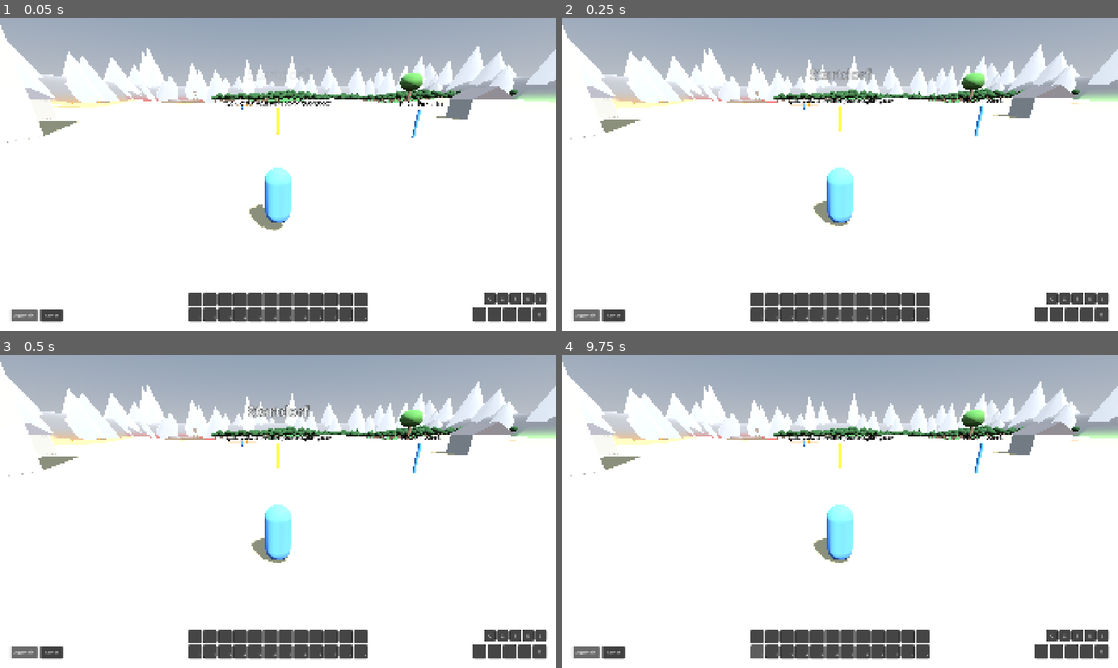
Above: before the commit, frames 1-4 (two rows, left to right).
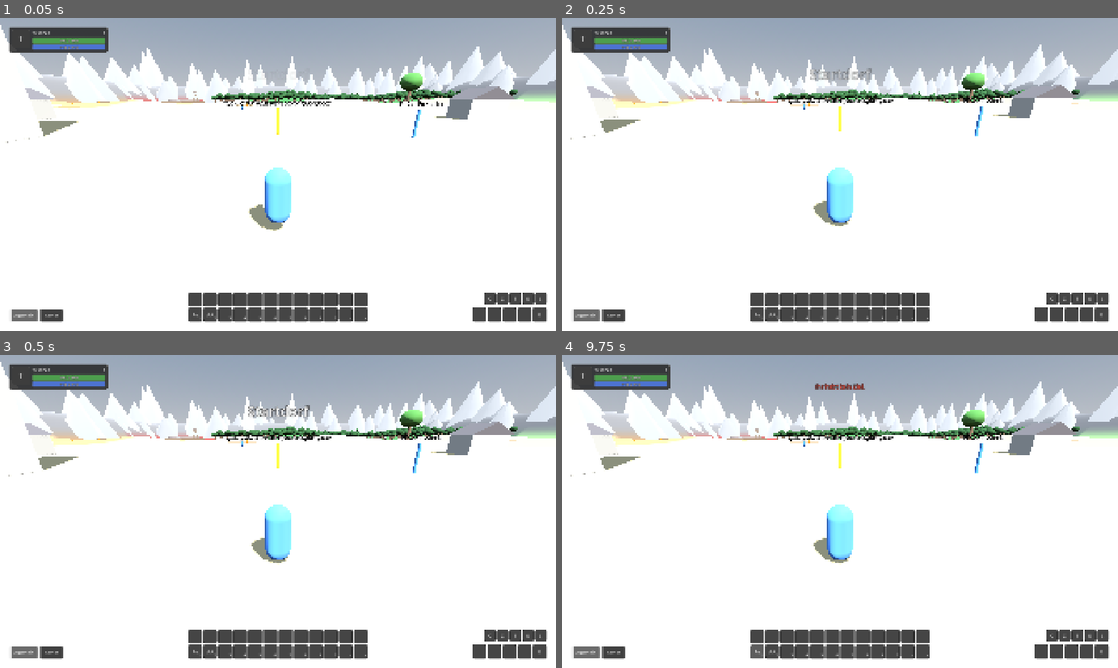
Above: after the commit, the same moments.

Repository: As94tt/WoM
Game: Godot game, scene res://scenes/world/world.tscn
Two runs of this game, one before a commit and one after it. Both use one fixed random seed, a clock stepped at 60 frames per second and the inputs below. This scene is started directly instead of the project's main scene.
Inputs (mouse positions are in pixels of both pictures, inside the frame that each line leads up to):
- Up to frame 1 (0.05 s): no input
- Up to frame 2 (0.25 s): no input
- Up to frame 3 (0.5 s): no input
- Up to frame 4 (9.75 s): click (756, 636) at 0.52 s; click (773, 636) at 1.27 s; click (789, 636) at 2.02 s; click (801, 636) at 2.77 s; click (817, 636) at 3.52 s; click (834, 636) at 4.27 s; click (845, 636) at 5.02 s; click (862, 636) at 5.77 s; click (878, 636) at 6.52 s; click (890, 636) at 7.27 s; click (906, 636) at 8.02 s; click (923, 636) at 8.77 s; click (756, 652) at 9.5 s, where only the run before the commit has a clickable "1"

The runs differ from the first frame. In frame 1, 1.5% of the frame differs, in the area x 1-39%, y 2-96%; in frame 2, 1.5%; in frame 3, 1.5%; in frame 4, 1.7%, in the area x 1-55%, y 2-96%.
Error before the commit: Invalid call. Nonexistent function 'setup_death_window' in base 'Control (Hud)'. (res://scripts/world/game_world.gd:358)

Commit message:
Anzeige: Bedrohung im Zielrahmen (grün/gelb/rot), roter Rand an Namensplaketten für Tanks, umgekippte Platzhalter, Fenster „Ihr seid gestorben“; Theme-Variationen mit Platzhalterwerten, Style-Vorschau und UI-Styleguide (#35)
Co-Authored-By: Claude Opus 5.5 <noreply@anthropic.com>

Diff:
--- a/game/assets/ui/theme.tres
+++ b/game/assets/ui/theme.tres
@@ -559,6 +559,38 @@
 border_width_right = 2
 border_width_bottom = 2
 border_color = Color(0.95, 0.95, 0.95, 1)
+corner_radius_top_left = 4
+corner_radius_top_right = 4
+corner_radius_bottom_right = 4
+corner_radius_bottom_left = 4
+
+[sub_resource type="StyleBoxFlat" id="StyleBoxFlat_nameplate_warning"]
+content_margin_left = 4.0
+content_margin_top = 2.0
+content_margin_right = 4.0
+content_margin_bottom = 2.0
+draw_center = false
+border_width_left = 3
+border_width_top = 3
+border_width_right = 3
+border_width_bottom = 3
+border_color = Color(0.85, 0.25, 0.2, 1)
+corner_radius_top_left = 4
+corner_radius_top_right = 4
+corner_radius_bottom_right = 4
+corner_radius_bottom_left = 4
+
+[sub_resource type="StyleBoxFlat" id="StyleBoxFlat_nameplate_target_warning"]
+content_margin_left = 4.0
+content_margin_top = 2.0
+content_margin_right = 4.0
+content_margin_bottom = 2.0
+bg_color = Color(0.08, 0.08, 0.08, 0.6)
+border_width_left = 3
+border_width_top = 3
+border_width_right = 3
+border_width_bottom = 3
+border_color = Color(0.85, 0.25, 0.2, 1)
 corner_radius_top_left = 4
 corner_radius_top_right = 4
 corner_radius_bottom_right = 4
@@ -735,6 +767,25 @@
 NameplatePanel/styles/panel = SubResource("StyleBoxFlat_nameplate")
 NameplateTargetPanel/base_type = &"PanelContainer"
 NameplateTargetPanel/styles/panel = SubResource("StyleBoxFlat_nameplate_target")
+NameplateWarningPanel/base_type = &"PanelContainer"
+NameplateWarningPanel/styles/panel = SubResource("StyleBoxFlat_nameplate_warning")
+NameplateTargetWarningPanel/base_type = &"PanelContainer"
+NameplateTargetWarningPanel/styles/panel = SubResource("StyleBoxFlat_nameplate_target_warning")
+ThreatSafe/base_type = &"Label"
+ThreatSafe/colors/font_color = Color(0.45, 0.8, 0.45, 1)
+ThreatSafe/colors/font_outline_color = Color(0.05, 0.05, 0.05, 1)
+ThreatSafe/constants/outline_size = 4
+ThreatSafe/font_sizes/font_size = 14
+ThreatWarning/base_type = &"Label"
+ThreatWarning/colors/font_color = Color(0.92, 0.8, 0.3, 1)
+ThreatWarning/colors/font_outline_color = Color(0.05, 0.05, 0.05, 1)
+ThreatWarning/constants/outline_size = 4
+ThreatWarning/font_sizes/font_size = 14
+ThreatAggro/base_type = &"Label"
+ThreatAggro/colors/font_color = Color(0.92, 0.35, 0.3, 1)
+ThreatAggro/colors/font_outline_color = Color(0.05, 0.05, 0.05, 1)
+ThreatAggro/constants/outline_size = 4
+ThreatAggro/font_sizes/font_size = 14
 NameplateColumn/base_type = &"VBoxContainer"
 NameplateColumn/constants/separation = 2
 NameplateText/base_type = &"Label"
--- a/game/scenes/ui/hud.tscn
+++ b/game/scenes/ui/hud.tscn
@@ -14,6 +14,7 @@
 [ext_resource type="Script" path="res://scripts/ui/aura_bar.gd" id="12_auras"]
 [ext_resource type="PackedScene" path="res://scenes/ui/hud/cast_bar.tscn" id="13_cast"]
 [ext_resource type="Script" path="res://scripts/ui/error_messages.gd" id="14_errors"]
+[ext_resource type="PackedScene" path="res://scenes/ui/hud/death_window.tscn" id="15_death"]
 
 [node name="Hud" type="Control"]
 layout_mode = 3
@@ -324,6 +325,10 @@
 [node name="ErrorSound" type="AudioStreamPlayer" parent="ErrorMessages"]
 unique_name_in_owner = true
 
+[node name="DeathWindow" parent="." instance=ExtResource("15_death")]
+unique_name_in_owner = true
+layout_mode = 1
+
 [node name="ZoneBanner" parent="." instance=ExtResource("5_banner")]
 unique_name_in_owner = true
 layout_mode = 1
--- /dev/null
+++ b/game/scenes/ui/hud/death_window.tscn
@@ -0,0 +1,69 @@
+[gd_scene format=3]
+
+[ext_resource type="Script" path="res://scripts/ui/death_window.gd" id="1_death"]
+
+[node name="DeathWindow" type="PanelContainer"]
+visible = false
+custom_minimum_size = Vector2(440, 0)
+anchors_preset = 5
+anchor_left = 0.5
+anchor_right = 0.5
+offset_left = -220.0
+offset_top = 260.0
+offset_right = 220.0
+offset_bottom = 260.0
+grow_horizontal = 2
+theme_type_variation = &"DialogPanel"
+script = ExtResource("1_death")
+
+[node name="Content" type="VBoxContainer" parent="."]
+layout_mode = 2
+theme_type_variation = &"ButtonList"
+
+[node name="TitleLabel" type="Label" parent="Content"]
+layout_mode = 2
+theme_type_variation = &"WindowTitle"
+text = "Ihr seid gestorben"
+horizontal_alignment = 1
+
+[node name="InfoLabel" type="Label" parent="Content"]
+unique_name_in_owner = true
+layout_mode = 2
+theme_type_variation = &"HintText"
+text = "Ein Mitspieler kann Euch aufhelfen."
+horizontal_alignment = 1
+autowrap_mode = 3
+
+[node name="OfferBox" type="VBoxContainer" parent="Content"]
+unique_name_in_owner = true
+visible = false
+layout_mode = 2
+theme_type_variation = &"ButtonList"
+
+[node name="OfferLabel" type="Label" parent="Content/OfferBox"]
+unique_name_in_owner = true
+layout_mode = 2
+theme_type_variation = &"BodyText"
+text = "X möchte Euch aufhelfen."
+horizontal_alignment = 1
+autowrap_mode = 3
+
+[node name="OfferButtons" type="HBoxContainer" parent="Content/OfferBox"]
+layout_mode = 2
+theme_type_variation = &"ButtonRow"
+alignment = 1
+
+[node name="AcceptButton" type="Button" parent="Content/OfferBox/OfferButtons"]
+unique_name_in_owner = true
+layout_mode = 2
+text = "Annehmen"
+
+[node name="DeclineButton" type="Button" parent="Content/OfferBox/OfferButtons"]
+unique_name_in_owner = true
+layout_mode = 2
+text = "Ablehnen"
+
+[node name="ReleaseButton" type="Button" parent="Content"]
+unique_name_in_owner = true
+layout_mode = 2
+text = "Am Wiedereinstiegspunkt erscheinen"
--- a/game/scenes/ui/hud/unit_frame.tscn
+++ b/game/scenes/ui/hud/unit_frame.tscn
@@ -85,6 +85,15 @@
 theme_type_variation = &"SmallLabel"
 text = "1"
 
+[node name="ThreatLabel" type="Label" parent="Row/Content/Header"]
+unique_name_in_owner = true
+visible = false
+layout_mode = 2
+size_flags_horizontal = 10
+mouse_filter = 1
+theme_type_variation = &"ThreatSafe"
+text = "Bedrohung 0 %"
+
 [node name="HealthBar" type="ProgressBar" parent="Row/Content"]
 unique_name_in_owner = true
 custom_minimum_size = Vector2(0, 22)
--- /dev/null
+++ b/game/scripts/ui/death_window.gd
@@ -0,0 +1,74 @@
+class_name DeathWindow
+extends PanelContainer
+## Fenster „Ihr seid gestorben“ (Ticket #35), oben mittig im HUD. Erscheint,
+## solange die eigene Figur tot ist, und verschwindet, sobald sie wieder lebt.
+##
+## - Knopf „Am Wiedereinstiegspunkt erscheinen“: Wunsch an den Host
+##   (RevivalService.request_release), Rückkehr mit 50 % und „Geschwächt“.
+## - Darüber ein Hinweis: ob ein Mitspieler helfen kann („Warten auf Hilfe“),
+##   bzw. bei „alle tot“ der Countdown bis zur gemeinsamen Rückkehr.
+## - Hilft jemand (Aufhelfen, Wiederbelebung), erscheint die Anfrage
+##   „X möchte Euch aufhelfen.“ mit „Annehmen“ und „Ablehnen“.
+## Rein lokal; was gilt, entscheidet der Host.
+
+var _player: Unit = null
+var _revival: RevivalService = null
+
+
+func _ready() -> void:
+	%ReleaseButton.pressed.connect(_on_release)
+	%AcceptButton.pressed.connect(_on_answer.bind(true))
+	%DeclineButton.pressed.connect(_on_answer.bind(false))
+	visible = false
+	set_process(false)
+
+
+## Eigene Figur und Dienst verbinden (GameWorld, sobald die Figur da ist).
+func setup(player: Unit, revival: RevivalService) -> void:
+	_player = player
+	_revival = revival
+	var combat := player.get_combat() if player != null else null
+	if combat != null:
+		combat.death_changed.connect(_on_death_changed)
+	if revival != null:
+		revival.offer_changed.connect(func(_name: String) -> void: _refresh())
+		revival.all_dead_changed.connect(func(_at: float) -> void: _refresh())
+	_on_death_changed(player != null and player.is_dead())
+
+
+func _process(_delta: float) -> void:
+	_refresh()
+
+
+func _on_death_changed(dead: bool) -> void:
+	visible = dead
+	set_process(dead)
+	if dead:
+		_refresh()
+
+
+func _refresh() -> void:
+	if not visible or _player == null or not is_instance_valid(_player):
+		return
+	var offer := _revival.local_offer if _revival != null else ""
+	%OfferBox.visible = offer != ""
+	%OfferLabel.text = "%s möchte Euch aufhelfen." % offer
+	var release_at := _revival.local_release_at if _revival != null else -1.0
+	if release_at >= 0.0:
+		var seconds := maxi(0, ceili(release_at - Network.host_time()))
+		%InfoLabel.text = "Alle Spieler sind gestorben. Rückkehr zum Wiedereinstiegspunkt in %d s." % seconds
+	elif _revival != null and _revival.can_anyone_help(_player):
+		%InfoLabel.text = "Warten auf Hilfe: Ein Mitspieler kann Euch aufhelfen."
+	else:
+		%InfoLabel.text = "Niemand kann Euch gerade aufhelfen."
+
+
+func _on_release() -> void:
+	if _revival != null:
+		_revival.request_release()
+
+
+func _on_answer(accept: bool) -> void:
+	if _revival != null:
+		_revival.answer_offer(accept)
+	_refresh()
--- a/game/scripts/ui/hud.gd
+++ b/game/scripts/ui/hud.gd
@@ -46,6 +46,10 @@
 ## Aktionsleisten (PlayerCastBar), Fehlermeldungen oben in der Mitte
 ## (ErrorMessages, show_error). Esc bricht zuerst ein offenes Bodenziel, dann
 ## den eigenen Zauber ab.
+##
+## Bedrohung und Tod (#35): Bedrohungsanzeige im Zielrahmen (UnitFrame),
+## roter Rand an Namensplaketten für Tanks (UnitNameplate), Fenster „Ihr seid
+## gestorben“ oben mittig (DeathWindow, setup_death_window).
 ##
 ## Eingabe: Tastenkürzel laufen über _unhandled_input, damit ein Textfeld mit
 ## Fokus (später der Chat) sie zuerst bekommt; zusätzlich sind sie gesperrt,
@@ -205,6 +209,11 @@
 	player_frame.clicked.connect(func(unit: Unit) -> void: _targeting.select(unit))
 
 
+## Fenster „Ihr seid gestorben“ (#35) mit der eigenen Figur verbinden.
+func setup_death_window(player: PlayerCharacter, revival: RevivalService) -> void:
+	(%DeathWindow as DeathWindow).setup(player, revival)
+
+
 func get_player_frame() -> UnitFrame:
 	return %PlayerFrame
 
--- a/game/scripts/ui/style_preview.gd
+++ b/game/scripts/ui/style_preview.gd
@@ -153,11 +153,12 @@
 		badge.add_child(label)
 		badges.add_child(badge)
 
-	_add_row(grid, "Namensplakette: normal (NameplatePanel) und Ziel (NameplateTargetPanel), Text NameplateText")
+	_add_row(grid, "Namensplakette: normal (NameplatePanel), Ziel (NameplateTargetPanel), Tank-Hinweis greift jemand anderen an (NameplateWarningPanel, NameplateTargetWarningPanel, #35), Text NameplateText")
 	var plates := HBoxContainer.new()
 	plates.theme_type_variation = &"ButtonRow"
 	grid.add_child(plates)
-	for variation: StringName in [&"NameplatePanel", &"NameplateTargetPanel"]:
+	for variation: StringName in [&"NameplatePanel", &"NameplateTargetPanel", &"NameplateWarningPanel",
+			&"NameplateTargetWarningPanel"]:
 		var panel := PanelContainer.new()
 		panel.theme_type_variation = variation
 		var column := VBoxContainer.new()
@@ -184,6 +185,17 @@
 		bar.value = 70.0
 		row.add_child(bar)
 		plates.add_child(panel)
+
+	_add_row(grid, "Bedrohung im Zielrahmen (#35): sicher (ThreatSafe), über 80 % (ThreatWarning), Aufmerksamkeit (ThreatAggro)")
+	var threat_row := HBoxContainer.new()
+	threat_row.theme_type_variation = &"ButtonRow"
+	grid.add_child(threat_row)
+	for sample: Array in [[&"ThreatSafe", "Bedrohung 45 %"], [&"ThreatWarning", "Bedrohung 85 % !"],
+			[&"ThreatAggro", "Bedrohung 100 % · greift Euch an"]]:
+		var threat := Label.new()
+		threat.theme_type_variation = sample[0]
+		threat.text = sample[1]
+		threat_row.add_child(threat)
 
 
 ## Auren und Kampftext (#32): Buff, Debuffs je Kategorie (AuraBuff,
--- a/game/scripts/ui/unit_frame.gd
+++ b/game/scripts/ui/unit_frame.gd
@@ -16,6 +16,14 @@
 ##   die Zauberleiste des Ziels unter den Balken (CastBar). Platz für
 ##   Combopunkte ist angelegt, aber leer.
 ##
+## - Bedrohung (#35, nur Zielrahmen): Steht man auf der Bedrohungsliste des
+##   Ziels, zeigt die Kopfzeile die eigene Bedrohung in Prozent der für den
+##   Zielwechsel nötigen (ThreatFormulas.display_percent; Schwelle 110 % in
+##   Nahkampfreichweite, sonst 130 %), grün (ThreatSafe), ab
+##   bedrohung_warnung_ab gelb (ThreatWarning, mit „!“), rot mit „greift
+##   Euch an“, wenn man selbst die Aufmerksamkeit hat (ThreatAggro). Wird
+##   jedes Bild aus dem übertragenen threat_state gerechnet.
+##
 ## Alles aktualisiert sich sofort über die Signale der Einheit
 ## (unit_changed) und ihrer Werte (resources_changed, stats_changed,
 ## combat_changed). Leben und Ressourcen kommen vom Host (StatsSync). Rein
@@ -31,6 +39,12 @@
 	Unit.Rank.RARE: "Selten",
 	Unit.Rank.BOSS: "Boss",
 }
+## Theme-Variationen der Bedrohungsanzeige (#35).
+const THREAT_VARIATIONS := {
+	ThreatFormulas.Level.SAFE: &"ThreatSafe",
+	ThreatFormulas.Level.WARNING: &"ThreatWarning",
+	ThreatFormulas.Level.AGGRO: &"ThreatAggro",
+}
 
 @export var mode: Mode = Mode.PLAYER
 
@@ -43,6 +57,43 @@
 func _ready() -> void:
 	gui_input.connect(_on_gui_input)
 	visible = mode == Mode.PLAYER and _unit != null
+	set_process(mode == Mode.TARGET)
+
+
+func _process(_delta: float) -> void:
+	if visible:
+		_refresh_threat()
+
+
+## Bedrohungsanzeige (#35) aus dem übertragenen Stand der Liste des Ziels.
+func _refresh_threat() -> void:
+	var label: Label = %ThreatLabel
+	var combat := _unit.get_combat() if _unit != null and is_instance_valid(_unit) else null
+	if combat == null or _viewer == null or not is_instance_valid(_viewer) or not combat.holds_threat() \
+			or not combat.is_on_threat_list(_viewer):
+		label.visible = false
+		return
+	var target := combat.get_threat_target()
+	var is_target := target == _viewer
+	var target_threat := maxf(0.0, combat.get_threat_of(target)) if target != null else 0.0
+	var in_melee := _unit.distance_to_unit(_viewer) <= Data.konstante(&"nahkampf_reichweite", 5.0)
+	var percent := ThreatFormulas.display_percent(combat.get_threat_of(_viewer), target_threat, is_target,
+			in_melee, Data.konstante(&"bedrohung_schwelle_nahkampf", 110.0),
+			Data.konstante(&"bedrohung_schwelle_fernkampf", 130.0))
+	var level := ThreatFormulas.display_level(percent, is_target, Data.konstante(&"bedrohung_warnung_ab", 80.0))
+	var text := "Bedrohung %d %%" % floori(percent)
+	match level:
+		ThreatFormulas.Level.WARNING:
+			text += " !"
+		ThreatFormulas.Level.AGGRO:
+			text += " · greift Euch an"
+	label.text = text
+	label.tooltip_text = "Eigene Bedrohung in Prozent der Bedrohung, ab der %s das Ziel wechseln würde." \
+			% _unit.get_unit_name()
+	var variation: StringName = THREAT_VARIATIONS[level]
+	if label.theme_type_variation != variation:
+		label.theme_type_variation = variation
+	label.visible = true
 
 
 func get_unit() -> Unit:
--- a/game/scripts/ui/unit_nameplate.gd
+++ b/game/scripts/ui/unit_nameplate.gd
@@ -9,6 +9,9 @@
 ##   Klassenfarbe, andere in der Farbe der Gesinnung).
 ## - Das aktuelle Ziel bekommt einen hervorgehobenen Rahmen
 ##   (NameplateTargetPanel) und wird etwas größer gezeichnet.
+## - Tank-Hinweis (#35): Ist die eigene Figur ein Tank (dreifache Bedrohung),
+##   bekommen Gegner, die gerade jemand anderen angreifen, einen roten,
+##   breiteren Rand (NameplateWarningPanel bzw. NameplateTargetWarningPanel).
 ## - Über Feinden: eigene Debuffs als kleine Symbole (#32, AuraBar).
 ## - Darunter die Zauberleiste der Einheit (#33, CastBar ohne Restzeit).
 ## - Darunter optional eine Anzeige (Übungspuppen: Schaden pro Sekunde),
@@ -35,7 +38,12 @@
 	var reaction := unit.get_reaction_to(viewer)
 	var hostile := reaction != Unit.Reaction.FRIENDLY
 	%Plate.visible = show_plate
-	%Plate.theme_type_variation = &"NameplateTargetPanel" if is_target else &"NameplatePanel"
+	# Tank-Hinweis (#35): roter Rand, wenn der Gegner jemand anderen angreift.
+	var warn := hostile and _attacks_someone_else(unit, viewer)
+	if warn:
+		%Plate.theme_type_variation = &"NameplateTargetWarningPanel" if is_target else &"NameplateWarningPanel"
+	else:
+		%Plate.theme_type_variation = &"NameplateTargetPanel" if is_target else &"NameplatePanel"
 	%NameLabel.text = unit.get_unit_name()
 	var class_data := unit.get_class_data()
 	var name_color := class_data.color if unit.is_player_unit() and class_data != null \
@@ -63,6 +71,16 @@
 	scale = Vector2(factor, factor)
 
 
+## Tank-Hinweis (#35): viewer ist Tank (Combat.is_tank, z. B. Tankhaltung)
+## und unit greift gerade einen anderen Spieler an (Ziel nach Bedrohung).
+static func _attacks_someone_else(p_unit: Unit, viewer: Unit) -> bool:
+	if viewer == null or p_unit.is_dead() or not Combat.is_tank(viewer):
+		return false
+	var combat := p_unit.get_combat()
+	var target := combat.get_threat_target() if combat != null else null
+	return target != null and target != viewer
+
+
 ## Setzt die Plakette so, dass ihre Unterkante mittig über screen_point liegt.
 func place_at(screen_point: Vector2) -> void:
 	reset_size()
Not shown, added: game/scripts/ui/death_window.gd.uid
Not shown, changed: docs/UI-STYLEGUIDE.md
